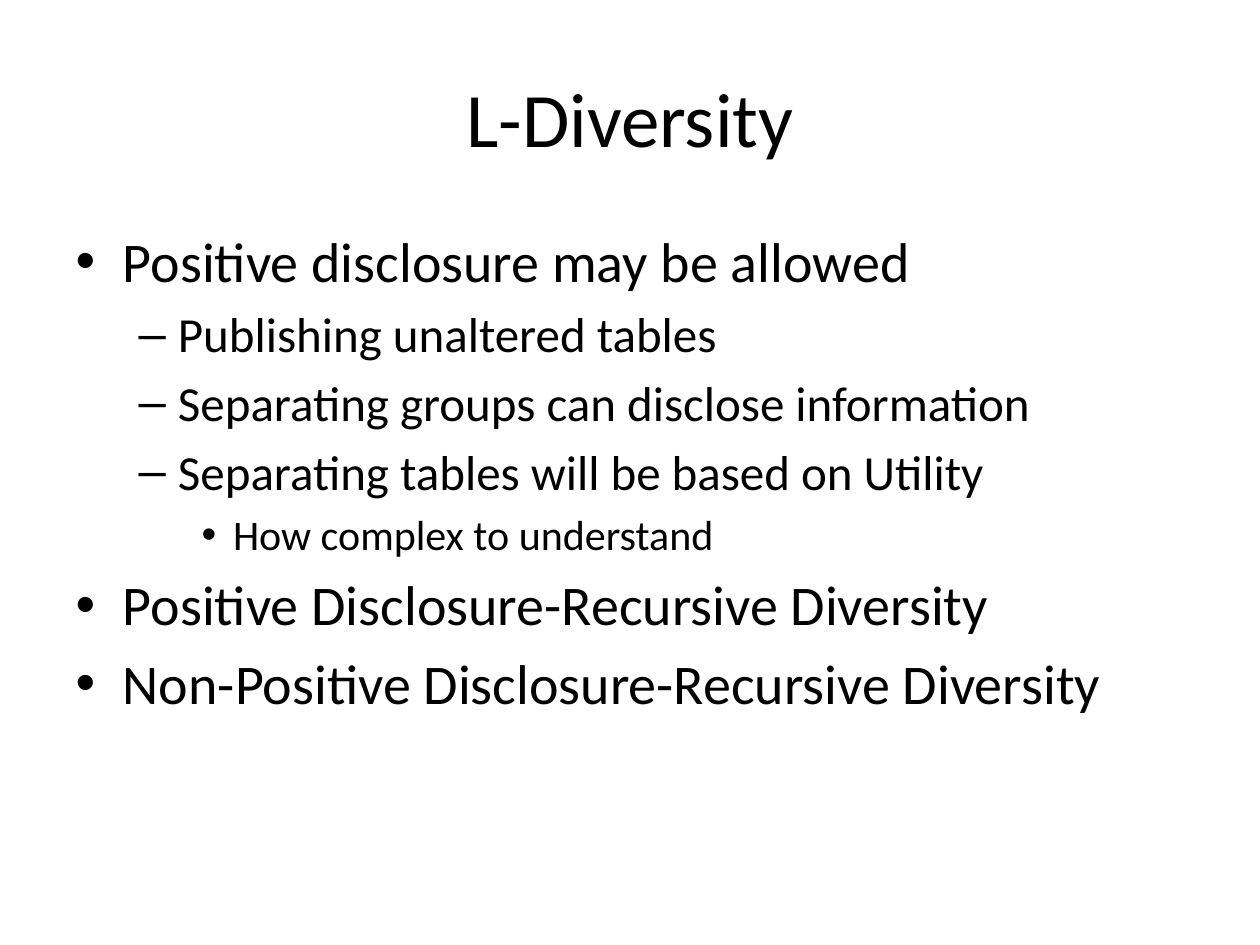
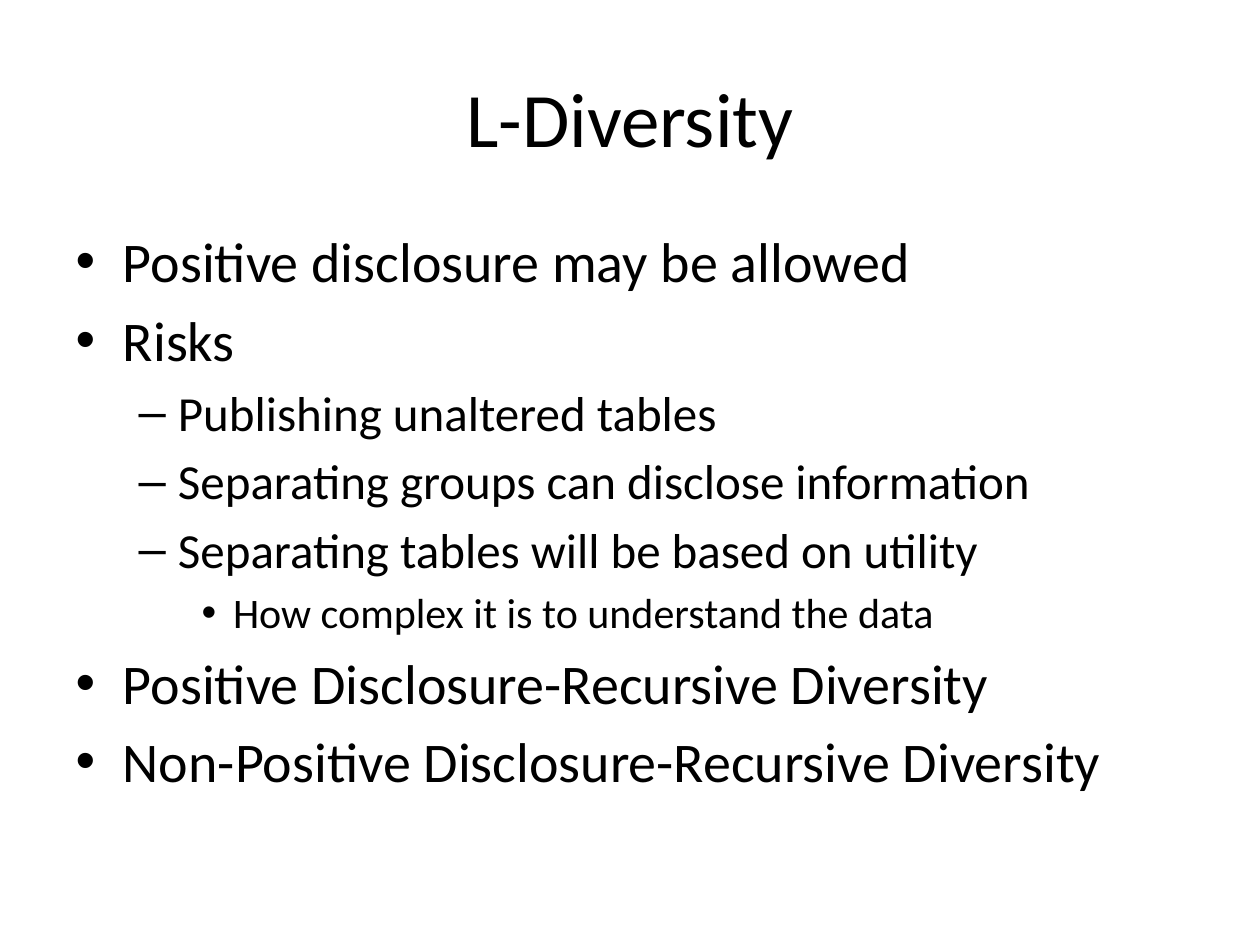
Before and after one commit to jayvelasco1990/big-data, a slide deck: slide 23 of Final Project/draft_presentation.pptx. Drawn at 1260x945 pixels with LibreOffice and Linux fonts; fonts in the diff are those of the drawing. Boxes give left, top, right and bottom in pixels: in the first picture for what was removed or moved away, otherwise in the second. Text is boxed around its words. In the diff, an @@ line names an element or a change of style, - is before the commit and + after.

```diff
--- a/Final Project/draft_presentation.pptx
+++ b/Final Project/draft_presentation.pptx
@@ text at box(123, 322, 235, 362): paragraph added @@
+• Risks
@@ text at box(178, 534, 978, 635): text changed @@
-  – Separating tables will be based on Utility
-    • How complex to understand
+  – Separating tables will be based on utility
+    • How complex it is to understand the data
```
Also in this commit, not shown: 19 other slides changed, 7 slides added, 5 slides removed.
